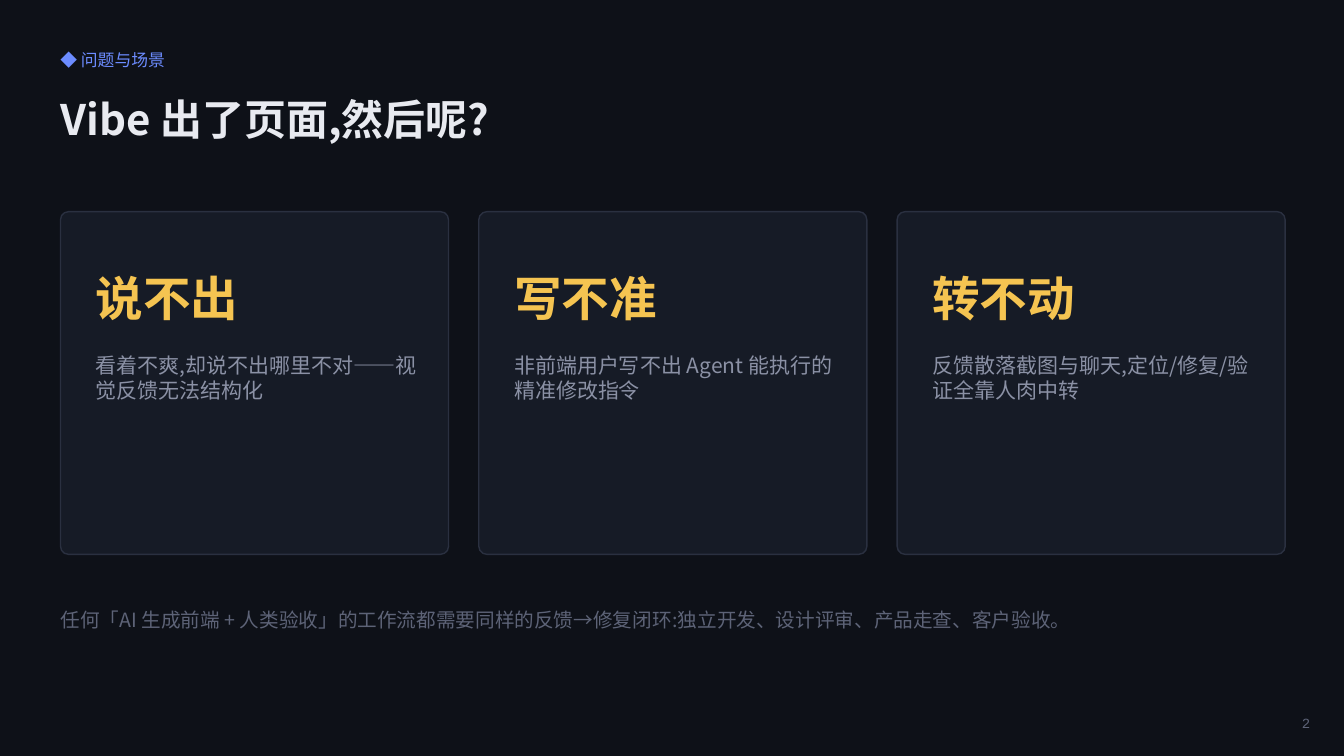
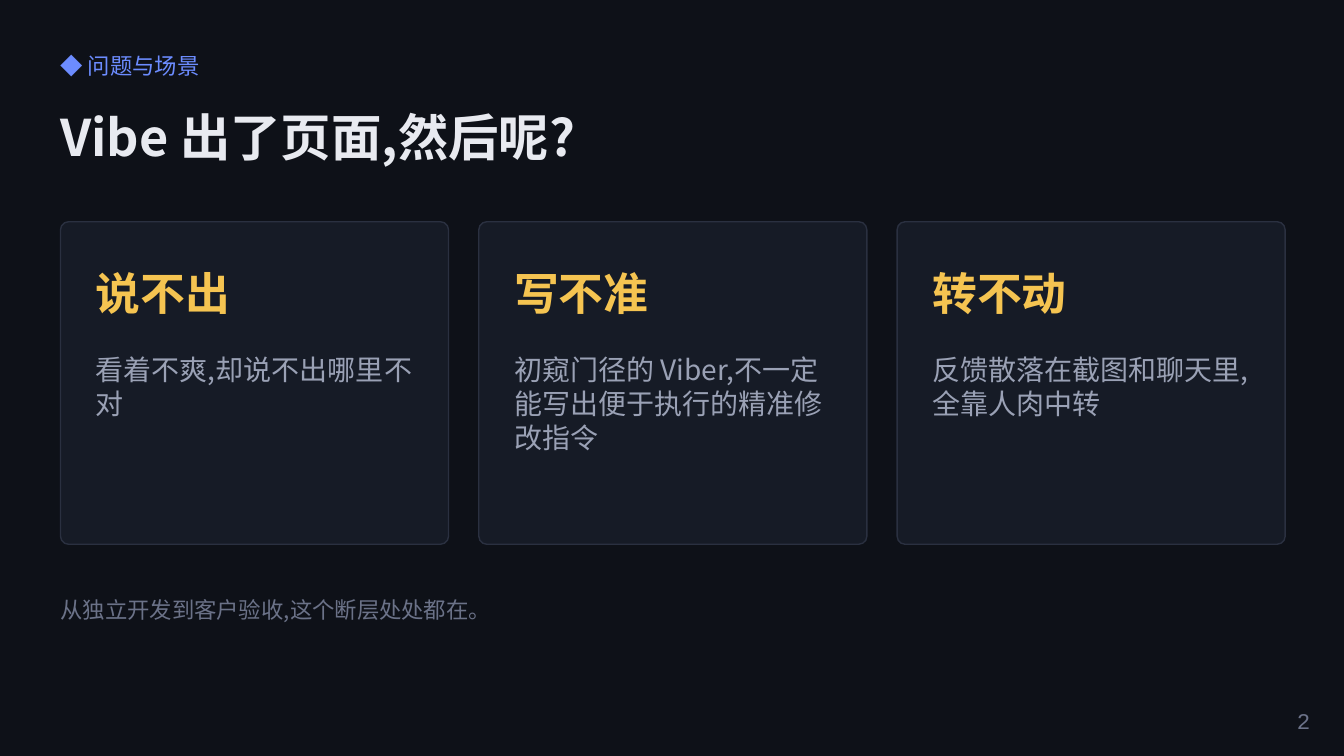
Before and after one commit to NLPark-Cran/viber-fix, a slide deck: slide 2 of contest/proposal.pptx. Drawn at 1344x756 pixels with LibreOffice and Linux fonts; fonts in the diff are those of the drawing. Boxes give left, top, right and bottom in pixels: in the first picture for what was removed or moved away, otherwise in the second. Text is boxed around its words. In the diff, an @@ line names an element or a change of style, - is before the commit and + after.

Commit message:
style: 方案 PPT 文案去 AI 味、字号升级(正文 20+/小字 16+),封面去掉赛事抬头

```diff
--- a/contest/proposal.pptx
+++ b/contest/proposal.pptx
@@ text "◆ 问题与场景" at bbox=[88, 55, 200, 76]: size 12 to 16 pt @@
@@ text "Vibe 出了页面,然后呢?": place and size @@
-text "Vibe 出了页面,然后呢?" at bbox=[60, 99, 489, 144]
+text "Vibe 出了页面,然后呢?" at bbox=[60, 113, 575, 167]
@@ text "Vibe 出了页面,然后呢?" at bbox=[60, 113, 575, 167]: size 30 to 36 pt @@
@@ rounded rectangle: place and size @@
-rounded rectangle at bbox=[60, 212, 449, 555]
+rounded rectangle at bbox=[60, 222, 449, 544]
@@ rounded rectangle: place and size @@
-rounded rectangle at bbox=[479, 212, 867, 555]
+rounded rectangle at bbox=[479, 222, 867, 544]
@@ proportions changed in 3 elements at bbox=[60, 222, 449, 544], bbox=[479, 222, 867, 544], bbox=[897, 222, 1286, 544] @@
@@ rounded rectangle: place and size @@
-rounded rectangle at bbox=[897, 212, 1286, 555]
+rounded rectangle at bbox=[897, 222, 1286, 544]
@@ size 34 to 32 pt in 3 elements at bbox=[96, 272, 230, 314], bbox=[514, 272, 648, 314], bbox=[932, 272, 1066, 314] @@
@@ text at bbox=[96, 356, 412, 416]: text changed; size 15 to 20 pt; text colour #8B91A5 to #9AA1B5 @@
-看着不爽,却说不出哪里不对——视觉反馈无法结构化
+看着不爽,却说不出哪里不对
@@ text at bbox=[514, 356, 822, 450]: text changed; size 15 to 20 pt; text colour #8B91A5 to #9AA1B5 @@
-非前端用户写不出 Agent 能执行的精准修改指令
+初窥门径的 Viber,不一定能写出便于执行的精准修改指令
@@ text at bbox=[932, 356, 1248, 417]: text changed; size 15 to 20 pt; text colour #8B91A5 to #9AA1B5 @@
-反馈散落截图与聊天,定位/修复/验证全靠人肉中转
+反馈散落在截图和聊天里,全靠人肉中转
@@ text at bbox=[60, 599, 491, 622]: text changed; size 14 to 16 pt; text colour #5D6377 to #6B7288 @@
-任何「AI 生成前端 + 人类验收」的工作流都需要同样的反馈→修复闭环:独立开发、设计评审、产品走查、客户验收。
+从独立开发到客户验收,这个断层处处都在。
@@ text "2" at bbox=[1297, 714, 1310, 729]: size 10 to 16 pt, text colour #5D6377 to #6B7288 @@
```
Also in this commit, not shown: 13 other slides changed, 1 other file.
